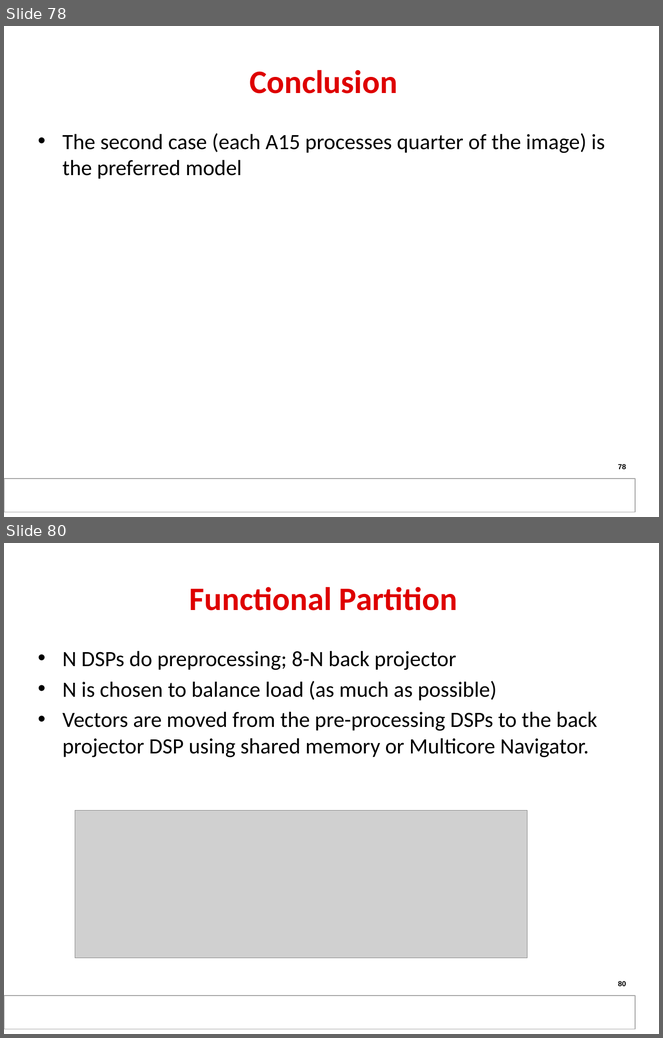
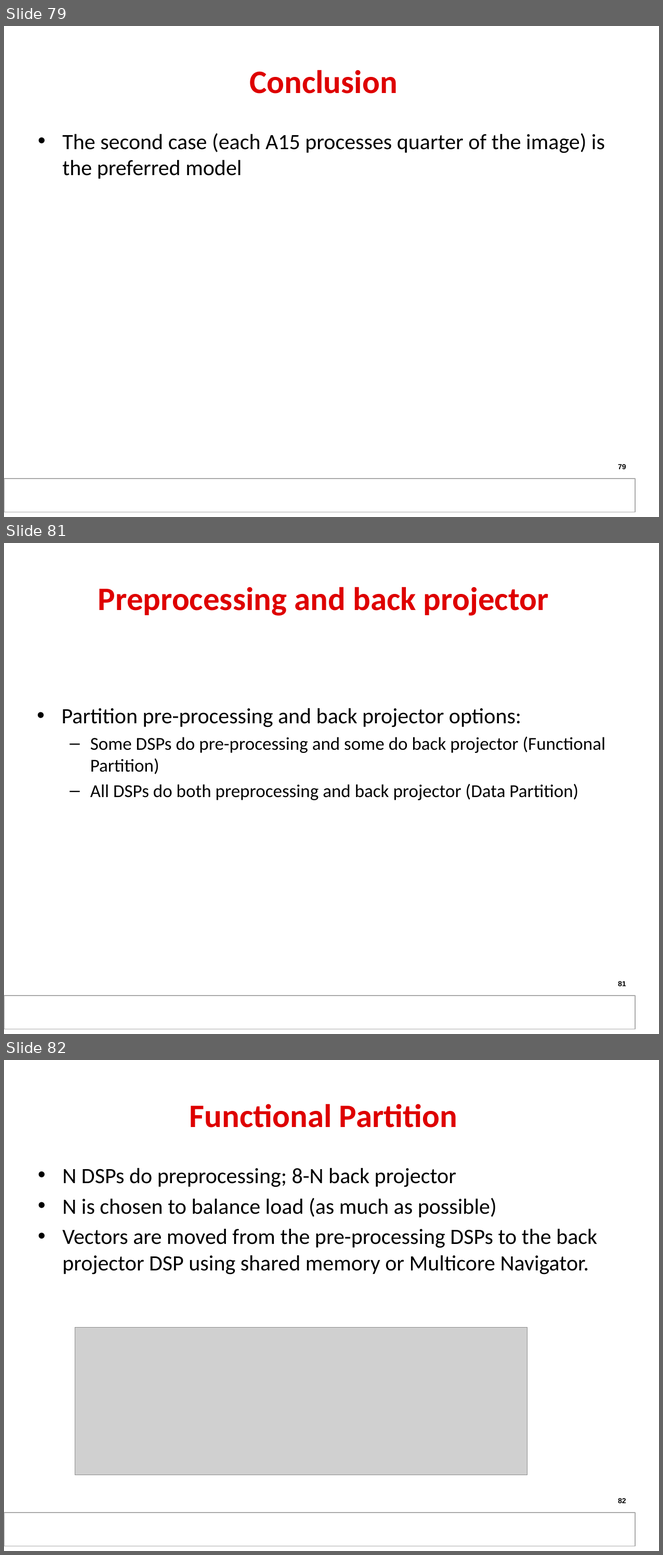
Before and after one commit to hari1989/keystone-workshop, a slide deck: slides/KeyStone Multicore Design.pptx. Shown one above the other, each under a label of ours: slides 78 and 80 before the commit, slides 79, 81 and 82 after it; the slides between them are not shown. The pictures are 663x1038 and 663x1555 pixels, drawn with LibreOffice and Linux fonts; fonts in the diff are those of the drawing; grey boxes stand for pictures; background and template pictures are left out. Boxes give left, top, right and bottom in pixels: in the first picture for what was removed or moved away, otherwise in the second. Text is boxed around its words. In the diff, an @@ line names an element or a change of style, - is before the commit and + after.

```diff
--- a/slides/KeyStone Multicore Design.pptx
+++ b/slides/KeyStone Multicore Design.pptx
@@ slide 81 added at bbox=[4, 543, 659, 1034], background #FFFFFF; not listed: 1 template element that a slide beside it also shows @@
@@ title added at bbox=[98, 587, 549, 616], 36 pt, text #DE0000, bold @@
+Preprocessing and back projector
@@ text added at bbox=[62, 708, 606, 800], 20 pt, text #000000 @@
+• Partition pre-processing and back projector options:
+  – Some DSPs do pre-processing and some do back projector (Functional Partition)
+  – All DSPs do both preprocessing and back projector (Data Partition)
@@ page number added at bbox=[618, 981, 626, 987], 8 pt, text #000000 @@
+81
@@ what was slide 78 is now slide 79 @@
@@ what was slide 80 is now slide 82 @@
@@ page number at bbox=[618, 1498, 626, 1504]: text changed @@
-80
+82
```
Also in this commit, not shown: 11 slides changed, 4 other slides added, 1 slide removed.
